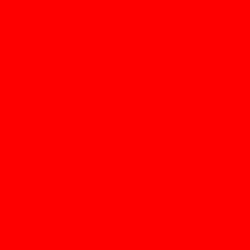
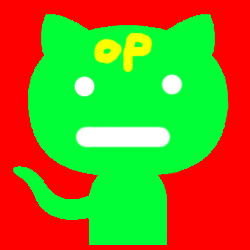
The second 250×250 image is a revision of the first. Changes to its layers:
added layer "레이어 4" above "레이어 2" over bbox(93, 32, 153, 74)
added layer "레이어 2" above "레이어 1 사본" over bbox(73, 73, 184, 149)
added layer "레이어 1 사본" above "레이어 3" over bbox(13, 13, 237, 245)
added layer "레이어 3" above "레이어 0 사본 2" over bbox(13, 13, 237, 245)
showed "레이어 0 사본", painted on it over bbox(13, 13, 237, 245)
